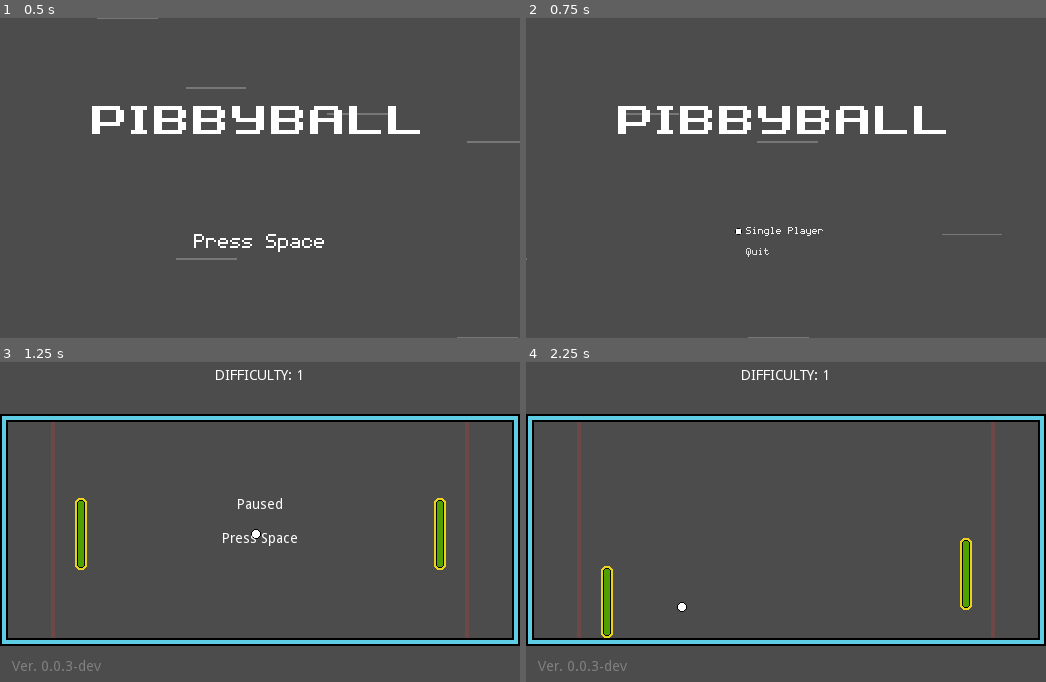
Above: before the commit, frames 1-4 (two rows, left to right).
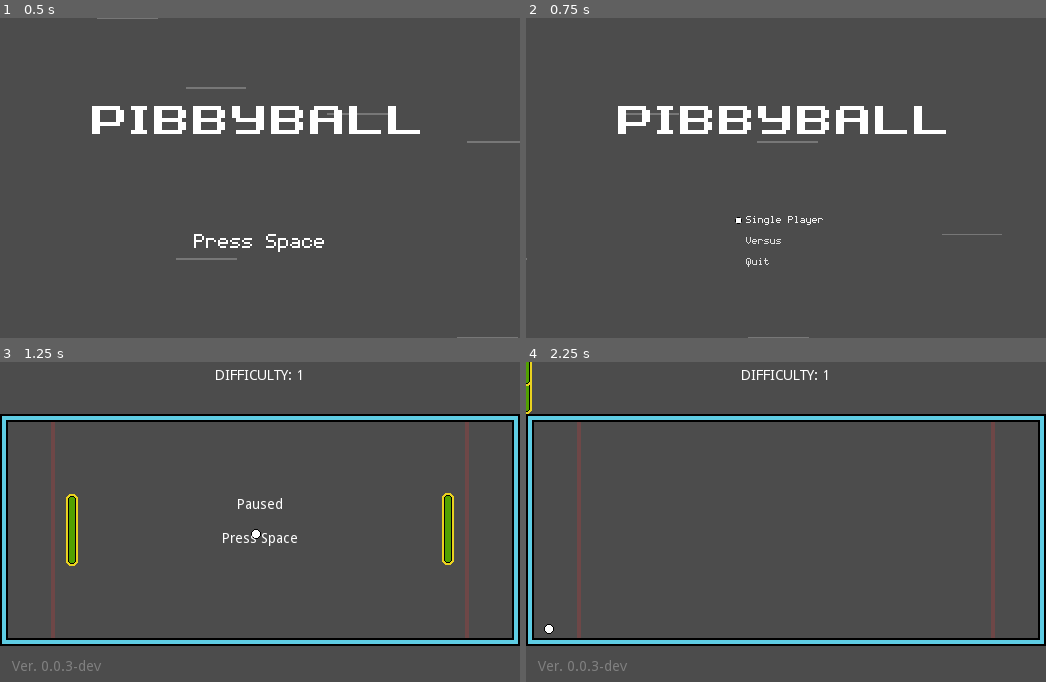
Above: after the commit, the same moments.

Repository: tkshehan/_pong
Game: Godot game, scene res://Main.tscn
The game is run twice, just before and just after one commit, with the same random seed, the same clock (stepped at 60 frames per second) and the same inputs. Sound files missing from this copy of the repository are replaced by a short silence.
Inputs:
- Up to frame 1 (0.5 s): no input
- Up to frame 2 (0.75 s): tap Space (pause) at 0.5 s; hold Up (move_up) from 0.53 s (still down)
- Up to frame 3 (1.25 s): keep holding Up (move_up); tap Enter (ui_accept) at 0.77 s
- Up to frame 4 (2.25 s): tap Space (pause) at 1.25 s; release Up (move_up) at 1.28 s; hold Down (move_down) 1.28-2.03 s; tap Enter (ui_accept) at 1.52 s; hold Up (move_up) from 2.03 s (still down)

Frame 1 is identical in both runs. In frame 2, 0.3% of the frame differs, in the area x 40-58%, y 61-78%; in frame 3, 1.7%, in the area x 12-88%, y 40-65%; in frame 4, 1.3%.

Commit message:
refactored paddles and game scene so Player/AI controls are easier to swap

Diff:
--- a/Game/Actors/AI_Player.gd
+++ b/Game/Actors/AI_Player.gd
@@ -1,4 +1,5 @@
 extends Paddle
+class_name AIPaddle
 
 var target = self
 
--- a/Game/Actors/AI_Player.tscn
+++ /dev/null
@@ -1,9 +0,0 @@
-[gd_scene load_steps=3 format=2]
-
-[ext_resource path="res://Game/Actors/Paddle.tscn" type="PackedScene" id=1]
-[ext_resource path="res://Game/Actors/AI_Player.gd" type="Script" id=2]
-
-[node name="AI_Player" type="Node2D"]
-
-[node name="Paddle" parent="." instance=ExtResource( 1 )]
-script = ExtResource( 2 )
--- a/Game/Actors/Paddle.gd
+++ b/Game/Actors/Paddle.gd
@@ -6,7 +6,7 @@
 var Acceleration = 0.2
 const Friction = 0.333
 export var max_speed = 300
-onready var fixed_x = get_global_position().x
+var fixed_x = get_global_position().x
 
 var connected_ball
 var stored_velocity = 0
--- a/Game/Actors/Player.gd
+++ b/Game/Actors/Player.gd
@@ -1,4 +1,7 @@
 extends Paddle
+class_name Player_Paddle
+
+var PlayerId = "" # P1 or P2
 
 func _ready() -> void:
 	pass
@@ -6,5 +9,5 @@
 func get_direction():
 	return Vector2(
 		0,
-		Input.get_action_strength("move_down") - Input.get_action_strength("move_up")
+		Input.get_action_strength(PlayerId + "move_down") - Input.get_action_strength(PlayerId + "move_up")
 	)
--- a/Game/Actors/Player.tscn
+++ /dev/null
@@ -1,12 +0,0 @@
-[gd_scene load_steps=3 format=2]
-
-[ext_resource path="res://Game/Actors/Paddle.tscn" type="PackedScene" id=1]
-[ext_resource path="res://Game/Actors/Player.gd" type="Script" id=2]
-
-[node name="Player" type="Node2D"]
-__meta__ = {
-"_edit_group_": true
-}
-
-[node name="Paddle" parent="." instance=ExtResource( 1 )]
-script = ExtResource( 2 )
--- a/Game/Game.gd
+++ b/Game/Game.gd
@@ -7,6 +7,8 @@
 var difficulty = 1
 
 func _ready() -> void:
+	init()
+
 	spawn_ball()
 	$PauseMenu.popup_centered()
 	get_tree().paused = true
@@ -22,8 +24,8 @@
 
 func spawn_ball() -> void:
 	get_node("Score/HBoxContainer/Label").set_text("Difficulty: " + str(difficulty))
-	$AI_Player/Paddle.Acceleration = 0.05
-	$AI_Player/Paddle.max_speed = 100 + (50 * difficulty)
+	$Paddle_L.Acceleration = 0.05
+	$Paddle_L.max_speed = 100 + (50 * difficulty)
 
 	current_ball = ball.instance()
 	current_ball.position = Center
@@ -34,4 +36,10 @@
 	)
 
 	call_deferred("add_child", current_ball)
-	$AI_Player/Paddle.set_target(current_ball)
+	$Paddle_L.set_target(current_ball)
+
+
+func init():
+	if GameState.num_of_players == 1:
+		$Paddle_L.set_script(preload("res://Game/Actors/AI_Player.gd"))
+		$Paddle_R.set_script(preload("res://Game/Actors/Player.gd"))
--- a/Game/Game.tscn
+++ b/Game/Game.tscn
@@ -1,9 +1,8 @@
-[gd_scene load_steps=8 format=2]
+[gd_scene load_steps=7 format=2]
 
 [ext_resource path="res://assets/tubes.tres" type="TileSet" id=1]
 [ext_resource path="res://Game/Goal.tscn" type="PackedScene" id=2]
-[ext_resource path="res://Game/Actors/Player.tscn" type="PackedScene" id=3]
-[ext_resource path="res://Game/Actors/AI_Player.tscn" type="PackedScene" id=4]
+[ext_resource path="res://Game/Actors/Paddle.tscn" type="PackedScene" id=3]
 [ext_resource path="res://PauseMenu.tscn" type="PackedScene" id=5]
 [ext_resource path="res://Game/Actors/Net.tscn" type="PackedScene" id=6]
 [ext_resource path="res://Game/Game.gd" type="Script" id=7]
@@ -23,12 +22,12 @@
 format = 1
 tile_data = PoolIntArray( 131072, 1610612736, 1, 131073, 0, 0, 131074, 0, 0, 131075, 0, 0, 131076, 0, 0, 131077, 0, 0,  …(700 unchanged characters)…
 
-[node name="AI_Player" parent="." instance=ExtResource( 4 )]
-position = Vector2( 81, 160 )
+[node name="Paddle_L" parent="." instance=ExtResource( 3 )]
+position = Vector2( 72, 156 )
 rotation = 3.14159
 
-[node name="Player" parent="." instance=ExtResource( 3 )]
-position = Vector2( 440, 160 )
+[node name="Paddle_R" parent="." instance=ExtResource( 3 )]
+position = Vector2( 448, 155 )
 
 [node name="Goal_L" parent="." instance=ExtResource( 2 )]
 position = Vector2( 53, 155 )
--- a/GameState.gd
+++ b/GameState.gd
@@ -2,5 +2,4 @@
 
 var root_scene
 
-func start_game():
-	pass
+var num_of_players
--- a/Main.gd
+++ b/Main.gd
@@ -2,16 +2,25 @@
 
 # don't forget to use stretch mode 'viewport' and aspect 'ignore'
 onready var viewport = get_viewport()
+onready var game = load("res://Game/Game.tscn")
 
 func _ready():
 	# Handle window resizing to maintain pixel stretching
 	var _err = get_tree().connect("screen_resized", self, "_screen_resized")
 	GameState.root_scene = self
 
+func _on_start_1p():
+	GameState.num_of_players = 1
+	start_game()
+
+func _on_start_2p():
+	GameState.num_of_players = 2
+	start_game()
+
 func start_game():
 	$GUI.get_child(0).queue_free()
 	$World.add_child(
-		load("res://Game/Game.tscn").instance()
+		game.instance()
 	)
 
 func _screen_resized():
--- a/TitleScreen/Title_Menu.gd
+++ b/TitleScreen/Title_Menu.gd
@@ -2,7 +2,8 @@
 
 func _ready() -> void:
 	get_node("HBoxContainer/SinglePlayer").grab_focus()
-	$HBoxContainer/SinglePlayer.connect("pressed", GameState.root_scene, "start_game")
+	$HBoxContainer/SinglePlayer.connect("pressed", GameState.root_scene, "_on_start_1p")
+	$HBoxContainer/TwoPlayer.connect("pressed", GameState.root_scene, "_on_start_2p")
 	$HBoxContainer/Quit.connect("pressed", self, "quit_game")
 
 func quit_game():
--- a/TitleScreen/Title_Menu.tscn
+++ b/TitleScreen/Title_Menu.tscn
@@ -32,9 +32,9 @@
 }
 
 [node name="SinglePlayer" type="ToolButton" parent="HBoxContainer"]
-margin_top = 77.0
+margin_top = 66.0
 margin_right = 90.0
-margin_bottom = 94.0
+margin_bottom = 83.0
 grow_horizontal = 2
 custom_styles/focus = SubResource( 1 )
 custom_fonts/font = SubResource( 2 )
@@ -48,10 +48,27 @@
 scale = Vector2( 0.700001, 0.700001 )
 texture = ExtResource( 3 )
 
+[node name="TwoPlayer" type="ToolButton" parent="HBoxContainer"]
+margin_top = 87.0
+margin_right = 90.0
+margin_bottom = 104.0
+grow_horizontal = 2
+custom_styles/focus = SubResource( 1 )
+custom_fonts/font = SubResource( 2 )
+text = "Versus"
+align = 0
+script = ExtResource( 4 )
+
+[node name="Sprite" type="Sprite" parent="HBoxContainer/TwoPlayer"]
+visible = false
+position = Vector2( -1.99999, 8.00001 )
+scale = Vector2( 0.700001, 0.700001 )
+texture = ExtResource( 3 )
+
 [node name="Quit" type="ToolButton" parent="HBoxContainer"]
-margin_top = 98.0
+margin_top = 108.0
 margin_right = 90.0
-margin_bottom = 115.0
+margin_bottom = 125.0
 grow_horizontal = 2
 custom_styles/focus = SubResource( 1 )
 custom_fonts/font = SubResource( 2 )
@@ -66,5 +83,7 @@
 texture = ExtResource( 3 )
 [connection signal="focus_entered" from="HBoxContainer/SinglePlayer" to="HBoxContainer/SinglePlayer" method="_on_ToolButton_focus_entered"]
 [connection signal="focus_exited" from="HBoxContainer/SinglePlayer" to="HBoxContainer/SinglePlayer" method="_on_ToolButton_focus_exited"]
+[connection signal="focus_entered" from="HBoxContainer/TwoPlayer" to="HBoxContainer/TwoPlayer" method="_on_ToolButton_focus_entered"]
+[connection signal="focus_exited" from="HBoxContainer/TwoPlayer" to="HBoxContainer/TwoPlayer" method="_on_ToolButton_focus_exited"]
 [connection signal="focus_entered" from="HBoxContainer/Quit" to="HBoxContainer/Quit" method="_on_ToolButton_focus_entered"]
 [connection signal="focus_exited" from="HBoxContainer/Quit" to="HBoxContainer/Quit" method="_on_ToolButton_focus_exited"]
--- a/project.godot
+++ b/project.godot
@@ -9,13 +9,25 @@
 config_version=4
 
 _global_script_classes=[ {
+"base": "Paddle",
+"class": "AIPaddle",
+"language": "GDScript",
+"path": "res://Game/Actors/AI_Player.gd"
+}, {
 "base": "KinematicBody2D",
 "class": "Paddle",
 "language": "GDScript",
 "path": "res://Game/Actors/Paddle.gd"
+}, {
+"base": "Paddle",
+"class": "Player_Paddle",
+"language": "GDScript",
+"path": "res://Game/Actors/Player.gd"
 } ]
 _global_script_class_icons={
-"Paddle": ""
+"AIPaddle": "",
+"Paddle": "",
+"Player_Paddle": ""
 }
 
 [application]
@@ -56,6 +68,26 @@
 , Object(InputEventKey,"resource_local_to_scene":false,"resource_name":"","device":0,"alt":false,"shift":false,"control":false,"meta":false,"command":false,"pressed":false,"scancode":16777217,"unicode":0,"echo":false,"script":null)
  ]
 }
+P1move_up={
+"deadzone": 0.5,
+"events": [ Object(InputEventKey,"resource_local_to_scene":false,"resource_name":"","device":0,"alt":false,"shift":false,"control":false,"meta":false,"command":false,"pressed":false,"scancode":87,"unicode":0,"echo":false,"script":null)
+ ]
+}
+P1move_down={
+"deadzone": 0.5,
+"events": [ Object(InputEventKey,"resource_local_to_scene":false,"resource_name":"","device":0,"alt":false,"shift":false,"control":false,"meta":false,"command":false,"pressed":false,"scancode":83,"unicode":0,"echo":false,"script":null)
+ ]
+}
+P2move_up={
+"deadzone": 0.5,
+"events": [ Object(InputEventKey,"resource_local_to_scene":false,"resource_name":"","device":0,"alt":false,"shift":false,"control":false,"meta":false,"command":false,"pressed":false,"scancode":16777232,"unicode":0,"echo":false,"script":null)
+ ]
+}
+P2move_down={
+"deadzone": 0.5,
+"events": [ Object(InputEventKey,"resource_local_to_scene":false,"resource_name":"","device":0,"alt":false,"shift":false,"control":false,"meta":false,"command":false,"pressed":false,"scancode":16777234,"unicode":0,"echo":false,"script":null)
+ ]
+}
 
 [layer_names]
 
